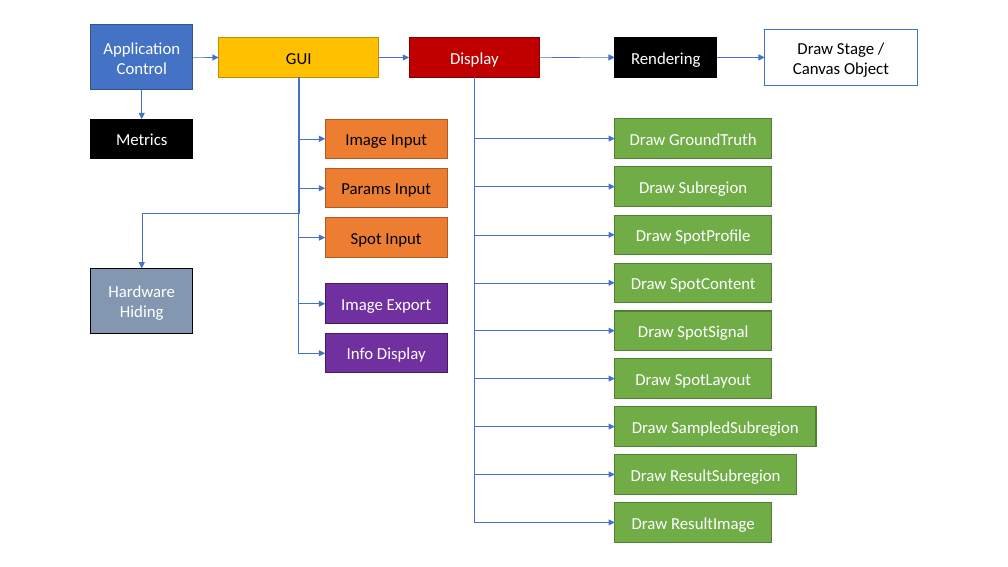
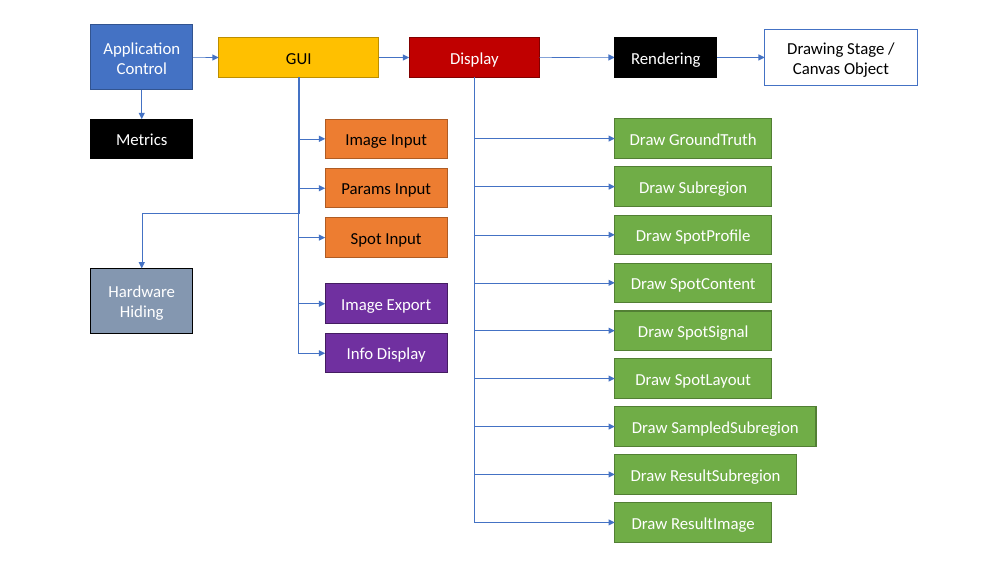
Before and after one commit to joedf/CAS741_w23, a slide deck: slide 1 of docs/Design/MG/MG_graph.pptx. Drawn at 1008x567 pixels with LibreOffice and Linux fonts; fonts in the diff are those of the drawing. Boxes give left, top, right and bottom in pixels: in the first picture for what was removed or moved away, otherwise in the second. Text is boxed around its words. In the diff, an @@ line names an element or a change of style, - is before the commit and + after.

```diff
--- a/docs/Design/MG/MG_graph.pptx
+++ b/docs/Design/MG/MG_graph.pptx
@@ text in rectangle at (787,42,889,77): text changed @@
-Draw Stage / Canvas Object
+Drawing Stage / Canvas Object
```
Also in this commit, not shown: 4 other files.
